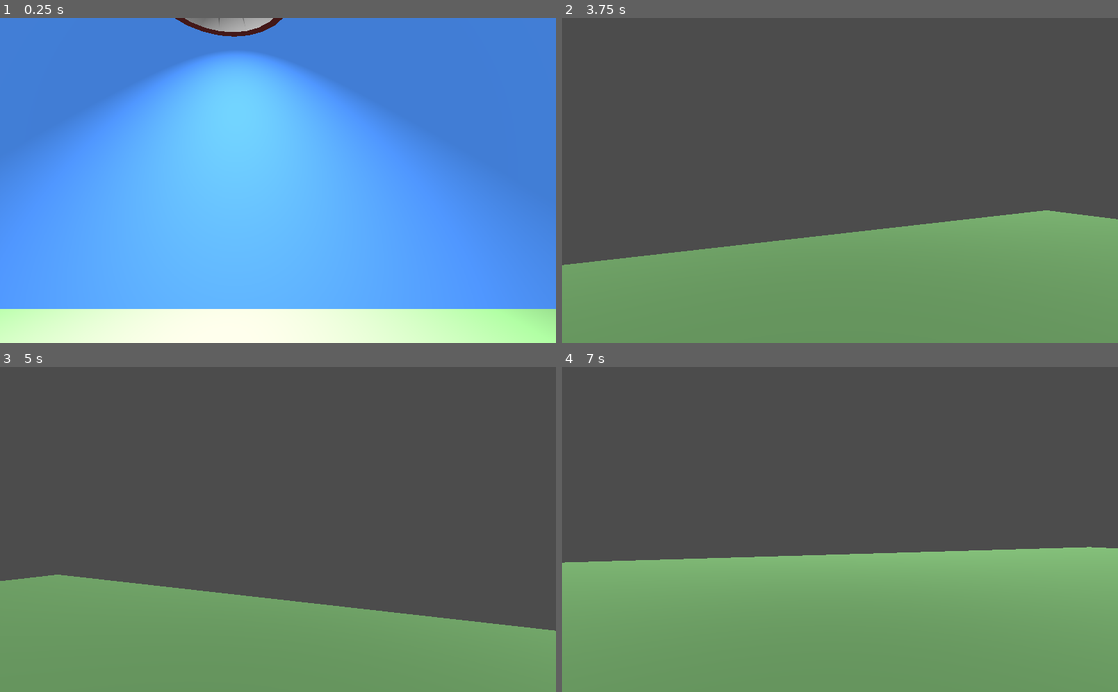
Above: before the commit, frames 1-4 (two rows, left to right).
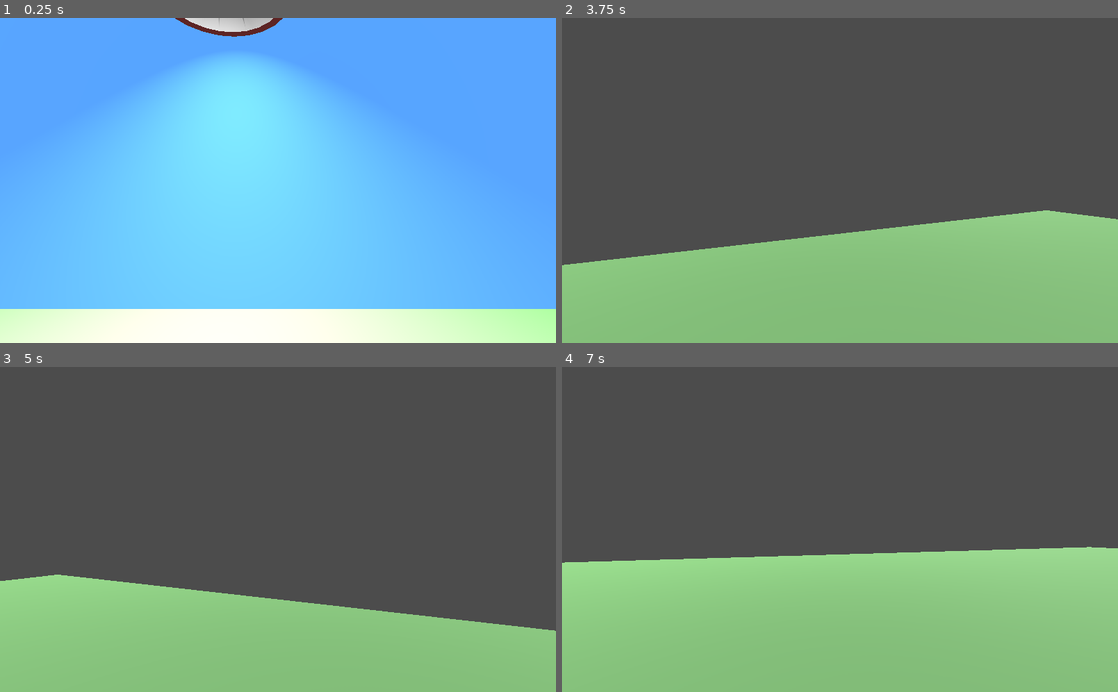
Above: after the commit, the same moments.

Repository: deividasovs/VR_Furniture_Shop
Game: Godot game, scene res://ForTesting-FPWorld.tscn
Two runs of this game, one before a commit and one after it. Both use one fixed random seed, a clock stepped at 60 frames per second and the inputs below.
Inputs (mouse positions are in pixels of both pictures, inside the frame that each line leads up to):
- Up to frame 1 (0.25 s): no input
- Up to frame 2 (3.75 s): move the mouse to (867, 180) at 0.52 s; hold W (move_forward) from 0.53 s (still down); tap Space (move_jump) at 0.77, 1.52, 3.02, 3.5 s; move the mouse to (812, 180) at 1.27 s; move the mouse to (851, 174) at 2.02 s; tap Enter at 2.75 s; move the mouse to (834, 187) at 2.77 s; move the mouse to (878, 183) at 3.52 s
- Up to frame 3 (5 s): keep holding W (move_forward); tap Space (move_jump) at 3.77, 4.52 s; move the mouse to (233, 526) at 4.27 s
- Up to frame 4 (7 s): move the mouse to (845, 529) at 5.02 s; tap Enter at 5.75 s; move the mouse to (817, 523) at 5.77 s; release W (move_forward) at 5.78 s; hold D (move_right) 5.78-6.53 s; tap Space (move_jump) at 6.02, 6.77 s; move the mouse to (867, 529) at 6.52 s; hold W (move_forward) from 6.53 s (still down)

The runs differ from the first frame. In frame 1, 84% of the frame differs, in the area x 0-100%, y 0-92%; in frame 2, 33%; in frame 3, 28%; in frame 4, 42%.

Commit message:
Door rotation

Diff:
--- /dev/null
+++ b/Door.tscn
@@ -0,0 +1,49 @@
+[gd_scene load_steps=5 format=2]
+
+[ext_resource path="res://Scripts/Door.gd" type="Script" id=1]
+
+[sub_resource type="Animation" id=3]
+resource_name = "DoorRotation"
+tracks/0/type = "transform"
+tracks/0/path = NodePath(".")
+tracks/0/interp = 1
+tracks/0/loop_wrap = true
+tracks/0/imported = false
+tracks/0/enabled = true
+tracks/0/keys = PoolRealArray( 0, 1, 6.29036, 1.12165, -4.68336, 0, 0, 0, 1, 1, 1, 1, 1, 1, 6.29036, 1.12165, -4.68336, 0, 0.707107, 0, 0.707107, 1, 1, 1 )
+
+[sub_resource type="BoxShape" id=1]
+extents = Vector3( 0.136445, 1.62844, 0.886731 )
+
+[sub_resource type="BoxShape" id=2]
+extents = Vector3( 4.68019, 1, 1.72323 )
+
+[node name="Door" type="StaticBody"]
+transform = Transform( 1, 0, 0, 0, 1, 0, 0, 0, 1, 6.29036, 1.12165, -4.68336 )
+script = ExtResource( 1 )
+
+[node name="AnimationPlayer" type="AnimationPlayer" parent="."]
+anims/DoorRotation = SubResource( 3 )
+
+[node name="CollisionShape" type="CollisionShape" parent="."]
+transform = Transform( 1, 0, 0, 0, 1, 0, 0, 0, 1, 0, 0, 0 )
+visible = false
+shape = SubResource( 1 )
+
+[node name="CSGBox" type="CSGBox" parent="."]
+transform = Transform( 1, 0, 0, 0, 1, 0, 0, 0, 1, 0, 0, 0 )
+width = 0.383591
+height = 3.01192
+depth = 1.86321
+
+[node name="Area" type="Area" parent="."]
+
+[node name="CollisionShape" type="CollisionShape" parent="Area"]
+transform = Transform( 1, 0, 0, 0, 1, 0, 0, 0, 1, 1.55807, -0.00508499, -0.00178814 )
+shape = SubResource( 2 )
+
+[node name="DirectionalLight" type="DirectionalLight" parent="."]
+transform = Transform( -0.117533, -0.899911, 0.419937, 0.944393, 0.029481, 0.327495, -0.307096, 0.435077, 0.846404, 2.99931, 1.53987, 0.000402927 )
+
+[connection signal="area_entered" from="Area" to="." method="_on_Area_area_entered"]
+[connection signal="body_entered" from="Area" to="." method="_on_Area_body_entered"]
--- a/ForTesting-FPWorld.tscn
+++ b/ForTesting-FPWorld.tscn
@@ -1,7 +1,8 @@
-[gd_scene load_steps=3 format=2]
+[gd_scene load_steps=4 format=2]
 
 [ext_resource path="res://Scenes/Player/FPPlayerLocomotion.tscn" type="PackedScene" id=1]
 [ext_resource path="res://Scenes/Models/InteractionPlatform.tscn" type="PackedScene" id=2]
+[ext_resource path="res://Door.tscn" type="PackedScene" id=3]
 
 [node name="World" type="Spatial"]
 
@@ -14,5 +15,8 @@
 [node name="DirectionalLight" type="DirectionalLight" parent="."]
 transform = Transform( 0.920068, 0.192995, -0.340923, 0, 0.870235, 0.492636, 0.391759, -0.453259, 0.800676, -4.29388, 2.98146, -0.148669 )
 
+[node name="Door" parent="." instance=ExtResource( 3 )]
+transform = Transform( -0.999359, 0, -0.0358065, 0, 1, 0, 0.0358065, 0, -0.999359, 13.9003, 1.12165, -4.68336 )
+
 [node name="InteractionPlatform" parent="." instance=ExtResource( 2 )]
 transform = Transform( 1, 0, 0, 0, 1, 0, 0, 0, 1, -2.34532, -0.992019, -9.26184 )
--- a/Scenes/Models/InteractionPlatform.tscn
+++ b/Scenes/Models/InteractionPlatform.tscn
@@ -1,7 +1,7 @@
 [gd_scene load_steps=8 format=2]
 
 [ext_resource path="res://Scripts/Lamp.gd" type="Script" id=1]
-[ext_resource path="res://Sounds/566176__windwalk_entertainment__flicking-a-switch.wav" type="AudioStream" id=2]
+[ext_resource path="res://Sounds/click.wav" type="AudioStream" id=2]
 
 [sub_resource type="SpatialMaterial" id=6]
 albedo_color = Color( 0.498039, 0.729412, 0.458824, 1 )
--- /dev/null
+++ b/Scripts/Door.gd
@@ -0,0 +1,15 @@
+extends StaticBody
+
+onready var anim_player = $AnimationPlayer
+
+# Anim not playing by default
+func _ready():
+	print("Ready")
+
+# Turns the light on
+func open_door():
+	print("Opening door")
+	anim_player.play("DoorRotation")
+
+func _on_Area_body_entered(body):
+	open_door()
Not shown, removed: Sounds/566176__windwalk_entertainment__flicking-a-switch.wav.import
Not shown, added: Sounds/click.wav.import
Not shown, added: Sounds/click.wav
